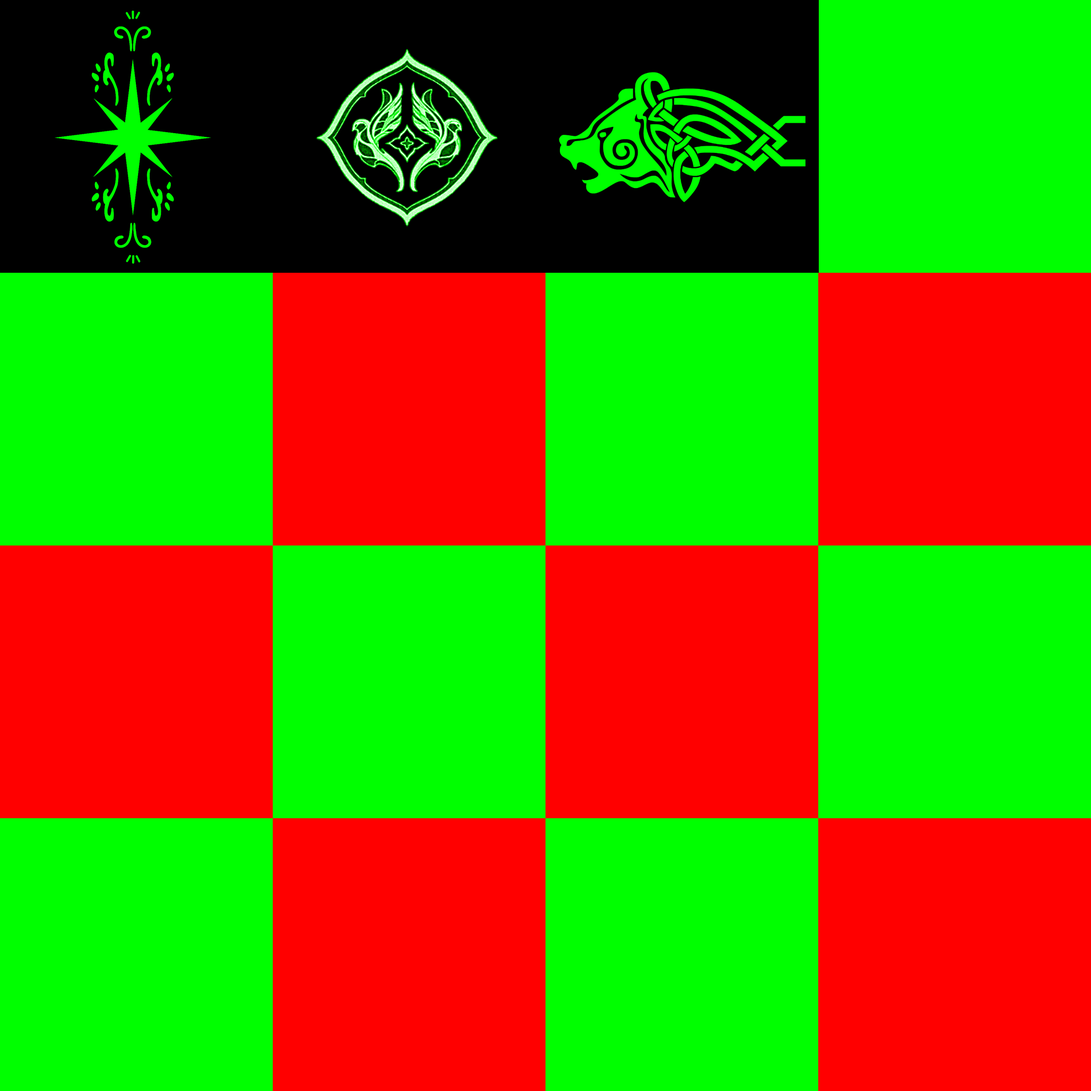
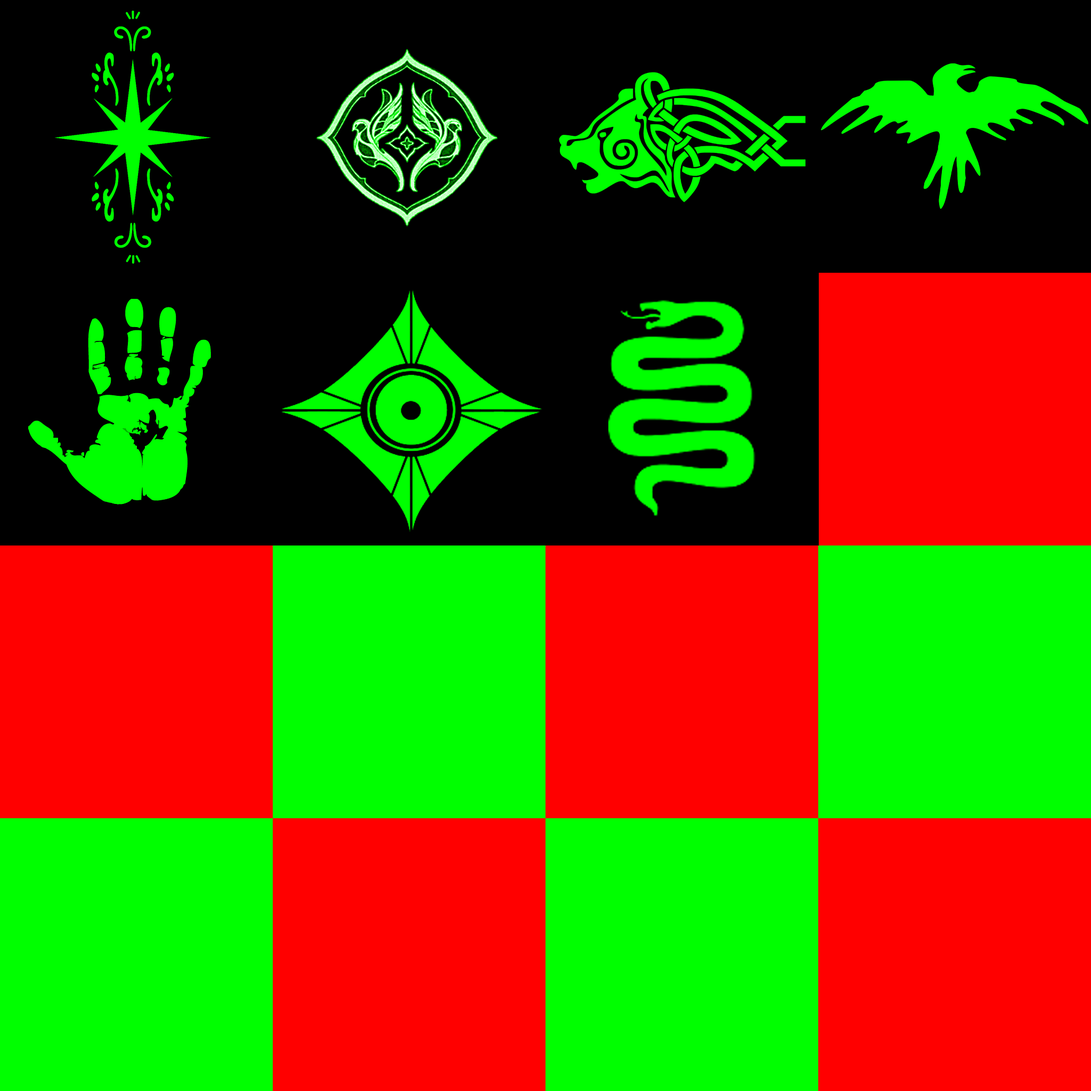
Layer changes from the first 1091 × 1091 image to the second:
added layer "Layer 6" above "Layer 7" over bbox(821, 63, 1089, 209)
added layer "Layer 7" above "Layer 8" over bbox(28, 298, 212, 505)
added layer "Layer 8" above "Layer 10" over bbox(281, 289, 543, 533)
added layer "Layer 10" above "Layer 1" over bbox(608, 270, 900, 546)
painted on "Layer 1" over bbox(0, 0, 1091, 546)
